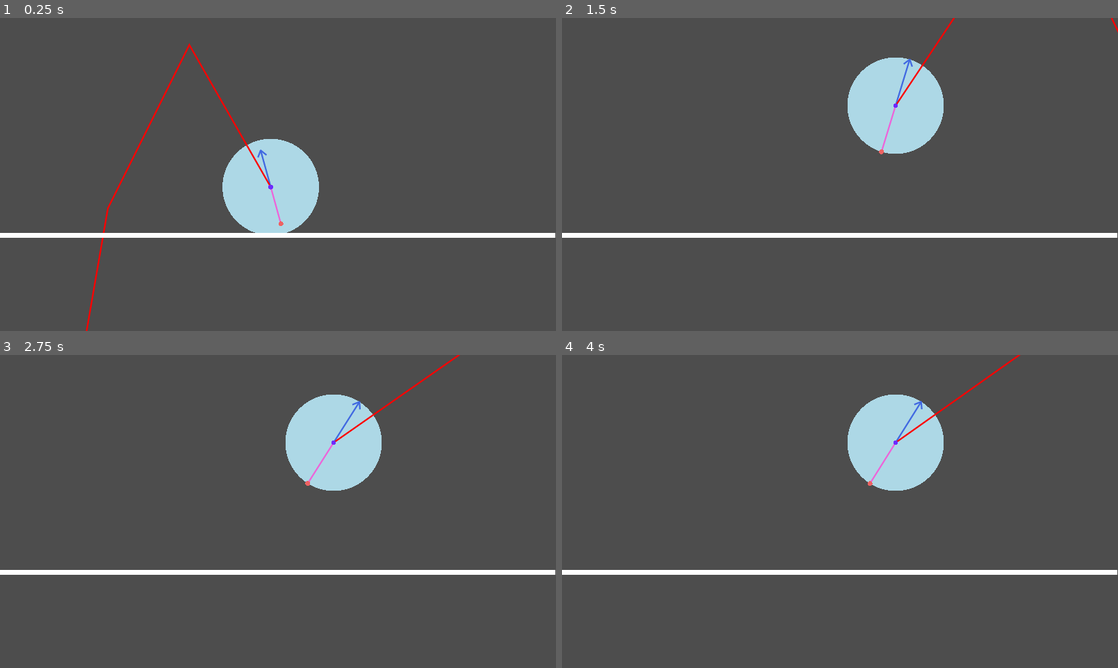
Above: before the commit, frames 1-4 (two rows, left to right).
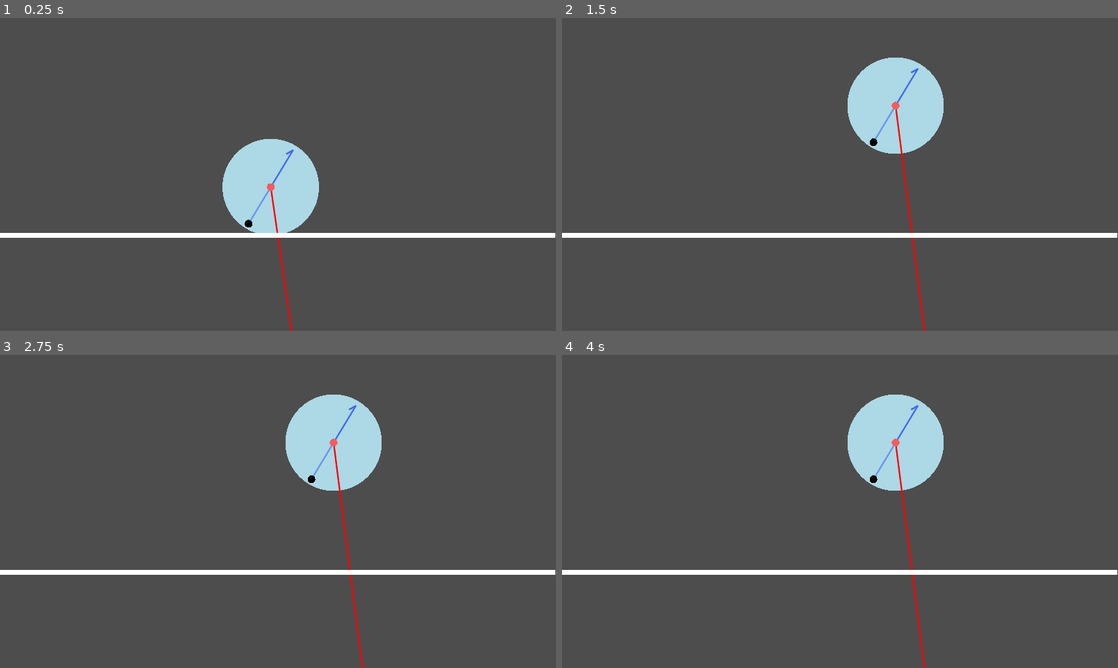
Above: after the commit, the same moments.

Repository: sihlecodes/projectile-motion-simulation
Game: Godot game, scene res://Main.tscn
The game is run twice, just before and just after one commit, with the same random seed, the same clock (stepped at 60 frames per second) and the same inputs.
Inputs (mouse positions are in pixels of both pictures, inside the frame that each line leads up to):
- Up to frame 1 (0.25 s): no input
- Up to frame 2 (1.5 s): tap Enter at 0.5 s; drag from (834, 187) to (895, 105) at 0.52 s; tap Space at 1.25 s; drag from (906, 143) to (812, 237) at 1.27 s
- Up to frame 3 (2.75 s): tap Enter at 2 s; move the mouse to (333, 442) at 2.02 s; click (333, 442) at 2.17 s
- Up to frame 4 (4 s): tap Space at 2.75 s; drag from (812, 574) to (867, 483) at 2.77 s; tap Enter at 3.5 s; move the mouse to (1006, 558) at 3.52 s; click (1006, 558) at 3.67 s

The runs differ from the first frame. In frame 1, 0.9% of the frame differs, in the area x 15-53%, y 8-100%; in frame 2, 0.6%; in frame 3, 0.6%; in frame 4, 0.6%.

Commit message:
Made slight overall improvements
Dragging now only happens if the drag starts inside the point

Vector head angle is now stored in a constant
Vector head length variable typo has been corrected

Added a shape_radius property to points and created getter/setter methods for it

Removed the unused as_relative method

Diff:
--- a/Launcher.gd
+++ b/Launcher.gd
@@ -8,7 +8,8 @@
 
 const GRAVITY: float = 9.8
 const VECTOR_LINE_WIDTH = 2
-const VECOTR_HEAD_LENGTH = 15
+const VECTOR_HEAD_LENGTH = 15
+const VECTOR_HEAD_ANGLE = PI / 3
 
 @export var draw_steps = 5
 
@@ -40,8 +41,8 @@
 	draw_line(Vector2(), line_end, color, VECTOR_LINE_WIDTH, true)
 
 	# draw arrow head lines
-	draw_line(line_end, line_end - (Vector2.RIGHT * VECOTR_HEAD_LENGTH).rotated(PI/5), color, VECTOR_LINE_WIDTH, true)
-	draw_line(line_end, line_end - (Vector2.RIGHT * VECOTR_HEAD_LENGTH).rotated(-PI/5), color, VECTOR_LINE_WIDTH, true)
+	draw_line(line_end, line_end - (Vector2.RIGHT * VECTOR_HEAD_LENGTH).rotated(VECTOR_HEAD_ANGLE/2), color, VECTOR_LINE_WIDTH, true)
+	draw_line(line_end, line_end - (Vector2.RIGHT * VECTOR_HEAD_LENGTH).rotated(VECTOR_HEAD_ANGLE/2), color, VECTOR_LINE_WIDTH, true)
 
 	draw_set_transform(Vector2.ZERO)
 
--- a/Main.tscn
+++ b/Main.tscn
@@ -12,14 +12,13 @@
 script = ExtResource("1_4y0x0")
 range_radius = 100.0
 range_color = Color(0.678431, 0.847059, 0.901961, 1)
-draw_steps = 50
-color = Color(0.431373, 0.168627, 0.988235, 1)
+draw_steps = 5
+color = Color(0.960784, 0.360784, 0.364706, 1)
 
 [node name="Positioner" parent="Launcher" instance=ExtResource("2_qrun5")]
-position = Vector2(21, 76)
+position = Vector2(-46, 76)
 script = ExtResource("2_p10c2")
-connector_color = Color(0.929412, 0.392157, 0.85098, 1)
-color = Color(0.929412, 0.384314, 0.384314, 1)
+connector_color = Color(0.392157, 0.584314, 0.929412, 1)
 
 [node name="Ground" type="Line2D" parent="."]
 position = Vector2(-1, 450)
--- a/Point.gd
+++ b/Point.gd
@@ -3,19 +3,23 @@
 class_name Point
 
 const DRAG_RADIUS: float = 1000
-const RADIUS_BUFFER: float = 1 # makes it easier to grab nodes
+const RADIUS_BUFFER: float = 1 # makes it slightly easier to grab nodes
 
 @export var color: Color = Color.BLACK
+
 @export var radius: float = 8:
 	set(_radius):
 		radius = _radius
-		set_shape_radius(radius)
+		shape_radius = radius
 
-@onready var _previous_position: Vector2 = position
-
-func set_shape_radius(radius: float) -> void:
-	if $area/shape and $area/shape.shape:
-		$area/shape.shape.radius = radius + RADIUS_BUFFER
+var shape_radius: float:
+	get:
+		if $area/shape and $area/shape.shape:
+			return $area/shape.shape.radius - RADIUS_BUFFER
+		return radius
+	set(radius):
+		if $area/shape and $area/shape.shape:
+			$area/shape.shape.radius = radius + RADIUS_BUFFER
 
 func set_disabled(disabled: bool) -> void:
 	$area/shape.disabled = disabled
@@ -28,7 +32,7 @@
 
 func _ready() -> void:
 	$area/shape.shape = CircleShape2D.new()
-	set_shape_radius(radius)
+	shape_radius = radius
 
 func _process(_delta: float) -> void:
 	queue_redraw()
@@ -41,13 +45,16 @@
 		if event.is_pressed():
 			# increase the collision circle radius while dragging
 			# ensures that dragging doesn't stop if the mouse leaves the points radius
-			set_shape_radius(DRAG_RADIUS)
+			shape_radius = DRAG_RADIUS
 			Points.disable_all_except(self)
 		else:
-			set_shape_radius(radius)
+			shape_radius = radius
 			Points.enable()
 
 	if event is InputEventScreenDrag:
+		if shape_radius != DRAG_RADIUS:
+			return
+
 		var current_position = event.position
 		var parent = get_parent()
 
--- a/Point.tscn
+++ b/Point.tscn
@@ -4,7 +4,6 @@
 
 [node name="Point" type="Node2D" groups=["points"]]
 script = ExtResource("1_jkkut")
-radius = 5.0
 
 [node name="area" type="Area2D" parent="."]
 
--- a/Positioner.gd
+++ b/Positioner.gd
@@ -4,13 +4,6 @@
 class_name Positioner
 
 @export var connector_color: Color = Color.CORNFLOWER_BLUE
-
-func as_relative(angle:float, full_rotation = 2 * PI):
-	angle = fmod(angle, full_rotation)
-
-	if (angle < 0):
-		return full_rotation + angle
-	return angle
 
 func _process(delta: float) -> void:
 	var circumference_point = position.normalized() * get_parent().range_radius
